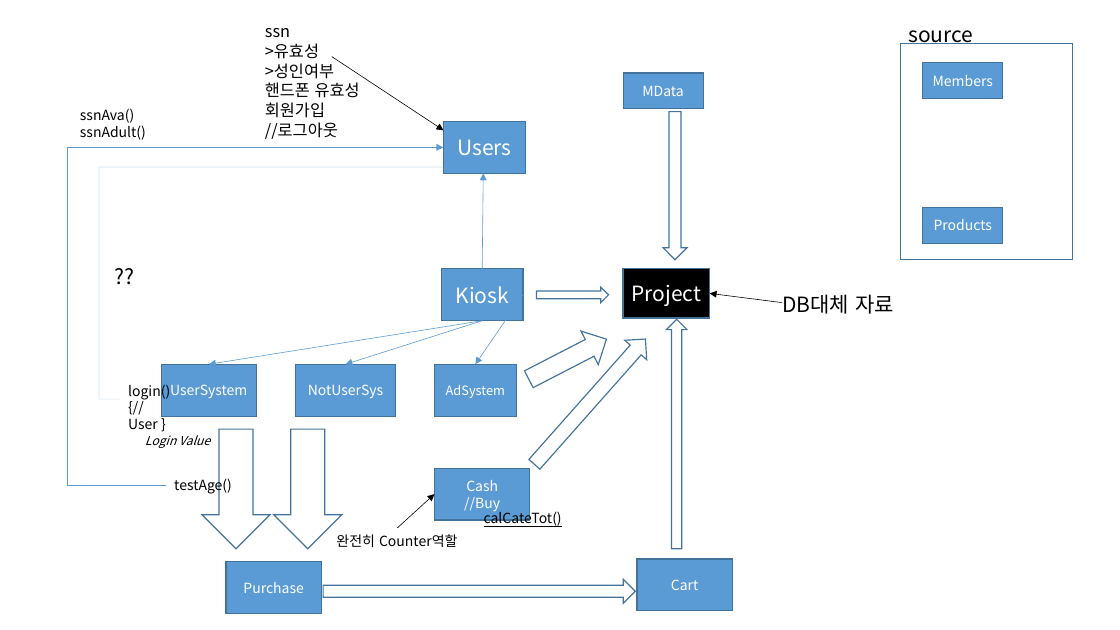
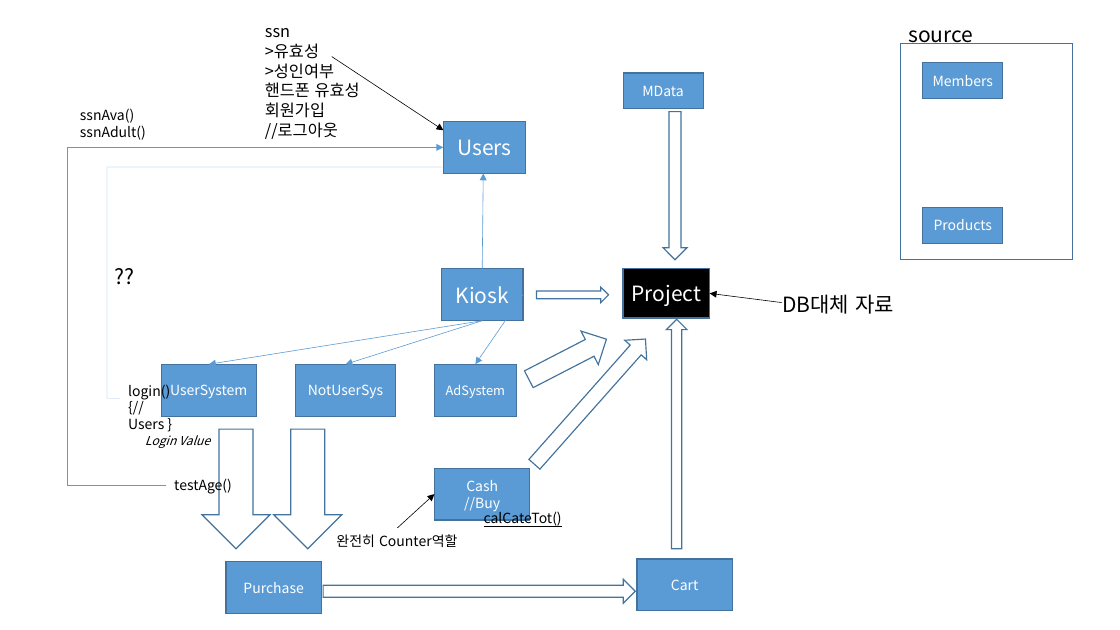
Before and after one commit to catnparrot/marketKiosk, a slide deck: slide 2 of kiosk흐름도 및 유사클래스다이어그램.pptx. Drawn at 1120x630 pixels with LibreOffice and Linux fonts; fonts in the diff are those of the drawing. Boxes give left, top, right and bottom in pixels: in the first picture for what was removed or moved away, otherwise in the second. Text is boxed around its words. In the diff, an @@ line names an element or a change of style, - is before the commit and + after.

```diff
--- a/kiosk흐름도 및 유사클래스다이어그램.pptx
+++ b/kiosk흐름도 및 유사클래스다이어그램.pptx
@@ elbow line (120, 398) - (443, 167): route changed @@
@@ text at [128, 415, 164, 429]: text changed @@
-{//User }
+{//Users }
```
Also in this commit, not shown: 1 other slide changed, 1 slide added.
